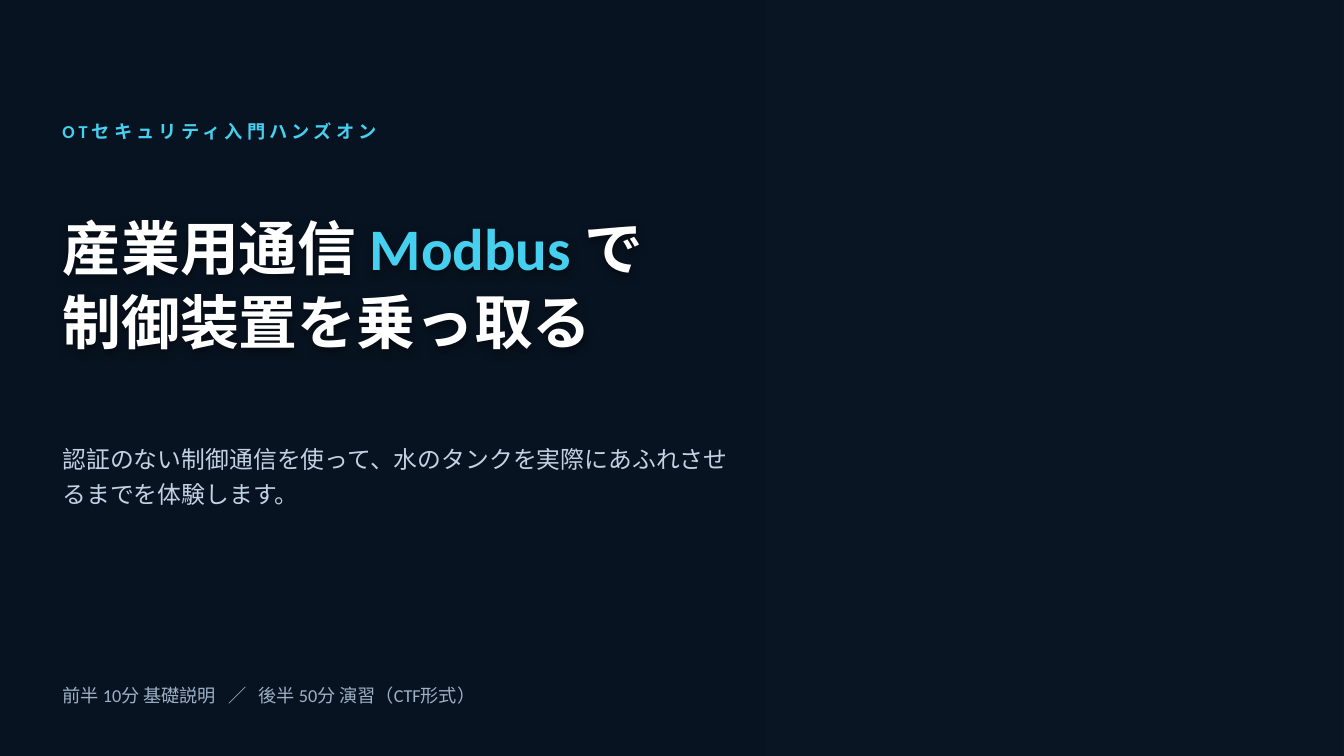
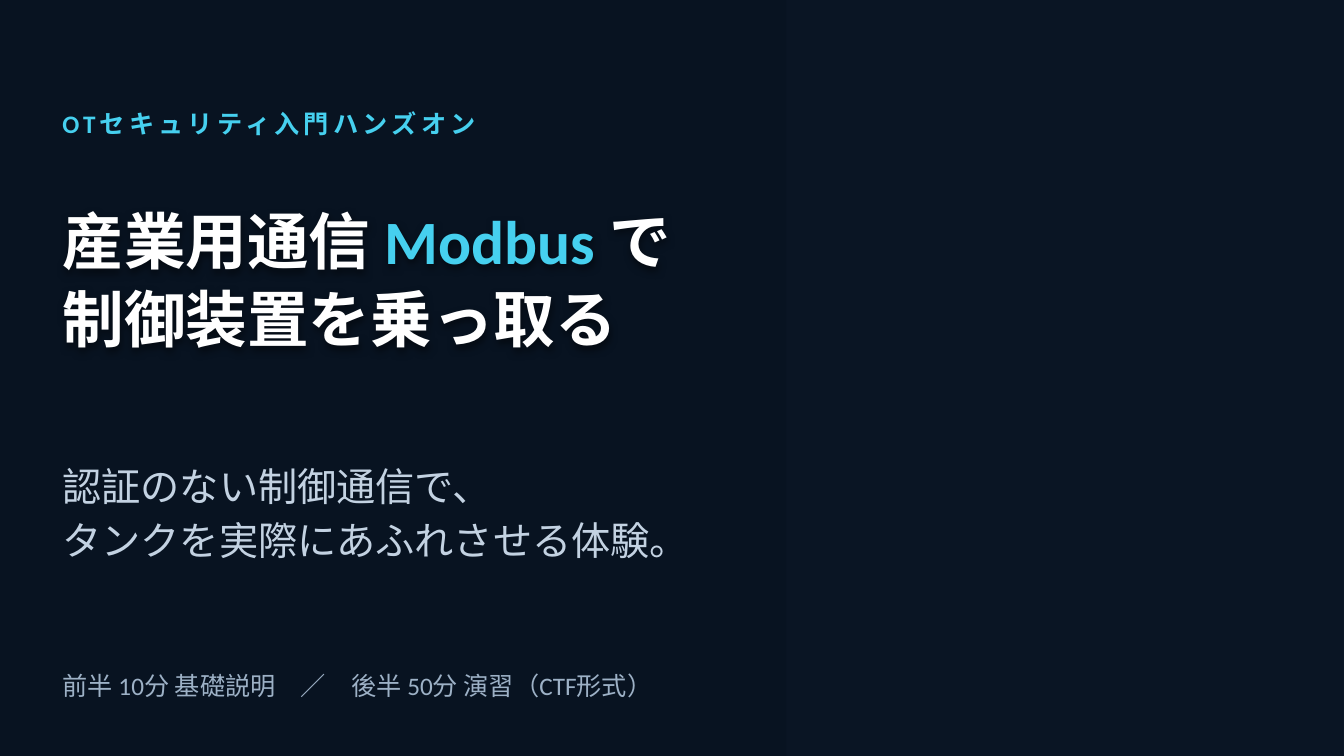
Before and after one commit to Tivo0921/ot-modbus-ctf, a slide deck: slide 1 of slides/ot-intro.pptx. Drawn at 1344x756 pixels with LibreOffice and Linux fonts; fonts in the diff are those of the drawing; background and template pictures are left out. Boxes give left, top, right and bottom in pixels: in the first picture for what was removed or moved away, otherwise in the second. Text is boxed around its words. In the diff, an @@ line names an element or a change of style, - is before the commit and + after.

```diff
--- a/slides/ot-intro.pptx
+++ b/slides/ot-intro.pptx
@@ rectangle at [0,0,1344,756]: fill #081320 at 60% opacity to #081320 at 62% opacity @@
@@ rectangle: place and size @@
-rectangle at [0,0,766,756]
+rectangle at [0,0,786,756]
@@ rectangle at [0,0,786,756]: fill #081320 at 75% opacity to #081320 at 72% opacity @@
@@ text "OTセキュリティ入門ハンズオン": place and size @@
-text "OTセキュリティ入門ハンズオン" at [63,111,768,151]
+text "OTセキュリティ入門ハンズオン" at [63,101,788,146]
@@ text "OTセキュリティ入門ハンズオン" at [63,101,788,146]: size 13 to 18 pt @@
@@ text "産業用通信 Modbus で": place and size @@
-text "産業用通信 Modbus で" at [62,219,643,350]
+text "産業用通信 Modbus で" at [62,211,672,348]
@@ text "産業用通信 Modbus で" at [62,211,672,348]: size 42 to 44 pt @@
@@ text at [62,468,688,558]: text changed; size 17 to 28 pt @@
-認証のない制御通信を使って、水のタンクを実際にあふれさせるまでを体験します。
+認証のない制御通信で、
+タンクを実際にあふれさせる体験。
@@ text "前半 10分 基礎説明 ／ 後半 ..." at [62,673,653,697]: size 13 to 18 pt @@
@@ text "前半 10分 基礎説明 ／ 後半 ...": place and size @@
-text "前半 10分 基礎説明 ／ 後半 ..." at [62,686,475,704]
+text "前半 10分 基礎説明 ／ 後半 ..." at [62,673,653,697]
```
Also in this commit, not shown: 8 other slides changed, 1 other file.
